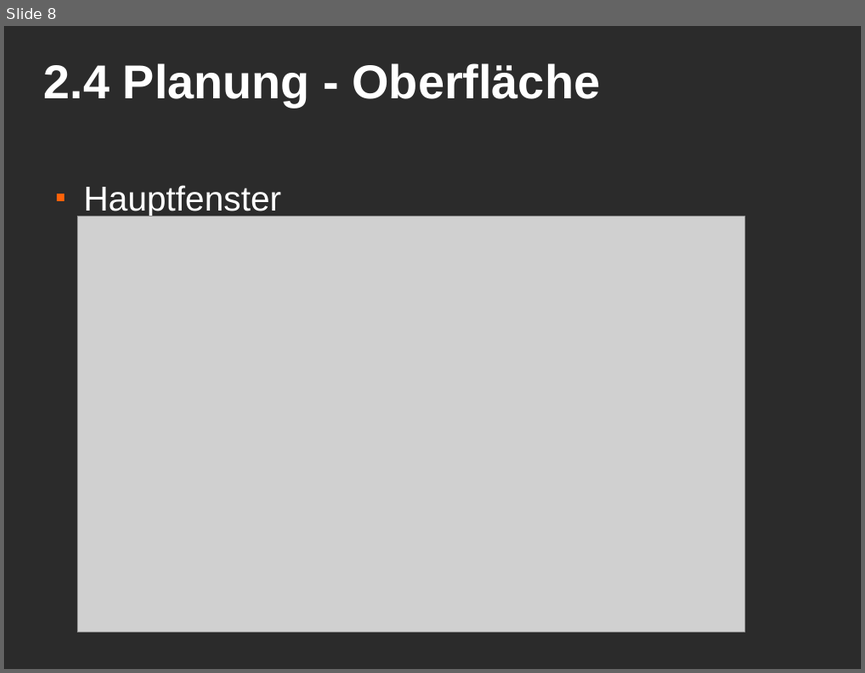
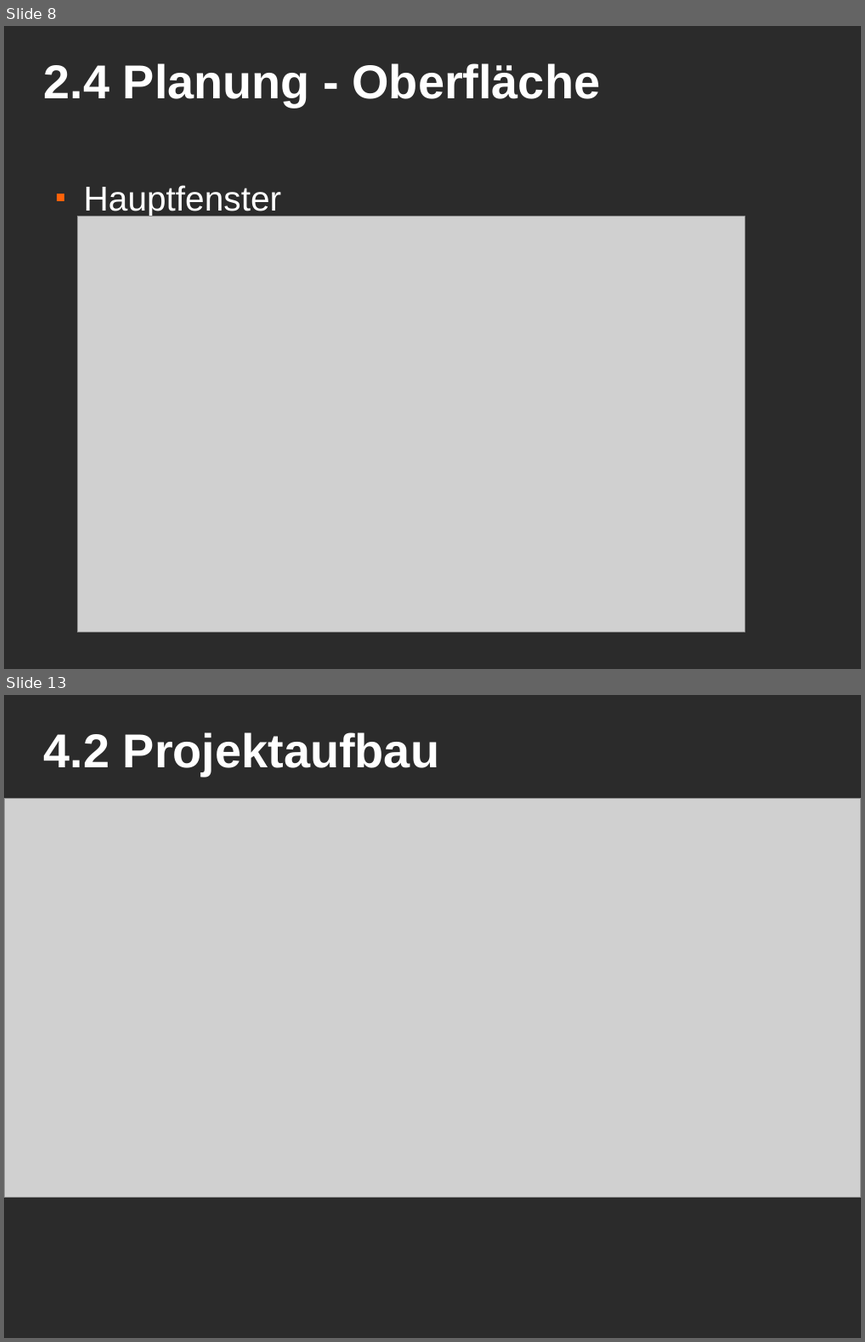
Before and after one commit to MacMuffin/Geldverleih, a slide deck: Geldverleih/geldverleih_präsi.odp. Shown one above the other, each under a label of ours: slide 8 before the commit, slides 8 and 13 after it; the slides between them are not shown. The pictures are 865x673 and 865x1342 pixels, drawn with LibreOffice and Linux fonts; fonts in the diff are those of the drawing; grey boxes stand for pictures; background and template pictures are left out; a plain dark background stands for a picture behind light text. Boxes give left, top, right and bottom in pixels: in the first picture for what was removed or moved away, otherwise in the second. Text is boxed around its words. In the diff, an @@ line names an element or a change of style, - is before the commit and + after.

Commit message:
- Projektaufbau zur Präsentation hinzugefügt. - Die Statistik Werte per Default auf 0.0 gesetzt

```diff
--- a/Geldverleih/geldverleih_präsi.odp
+++ b/Geldverleih/geldverleih_präsi.odp
@@ slide 13 added at box(4, 695, 861, 1338), background picture (left out) @@
@@ title added at box(44, 732, 439, 776), 44 pt, text #FFFFFF, bold @@
+4.2 Projektaufbau
@@ picture added at box(4, 798, 861, 1197) @@
```
Also in this commit, not shown: 4 slides changed, 1 other slide added, 1 slide removed, 39 other files.
